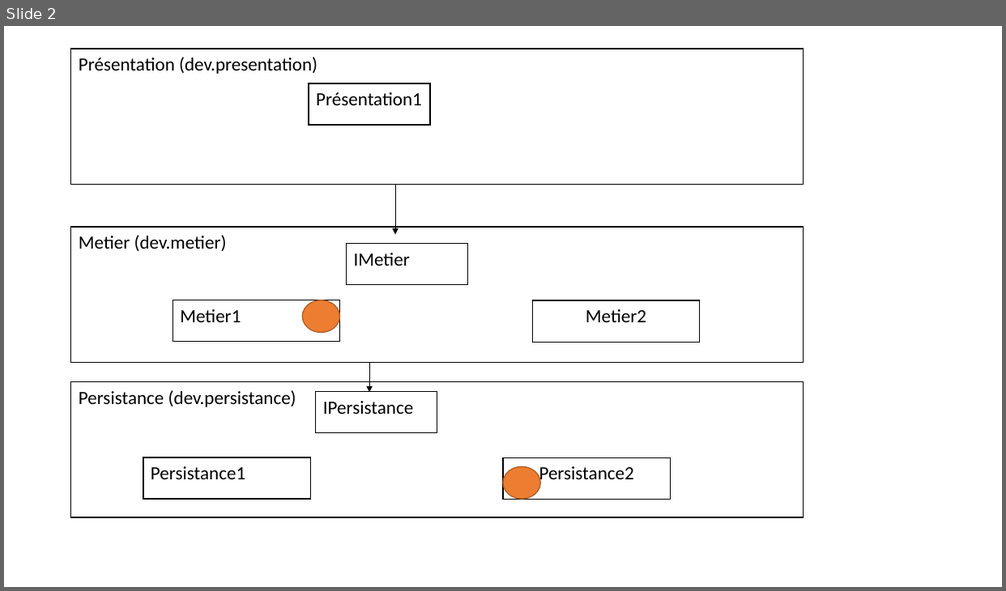
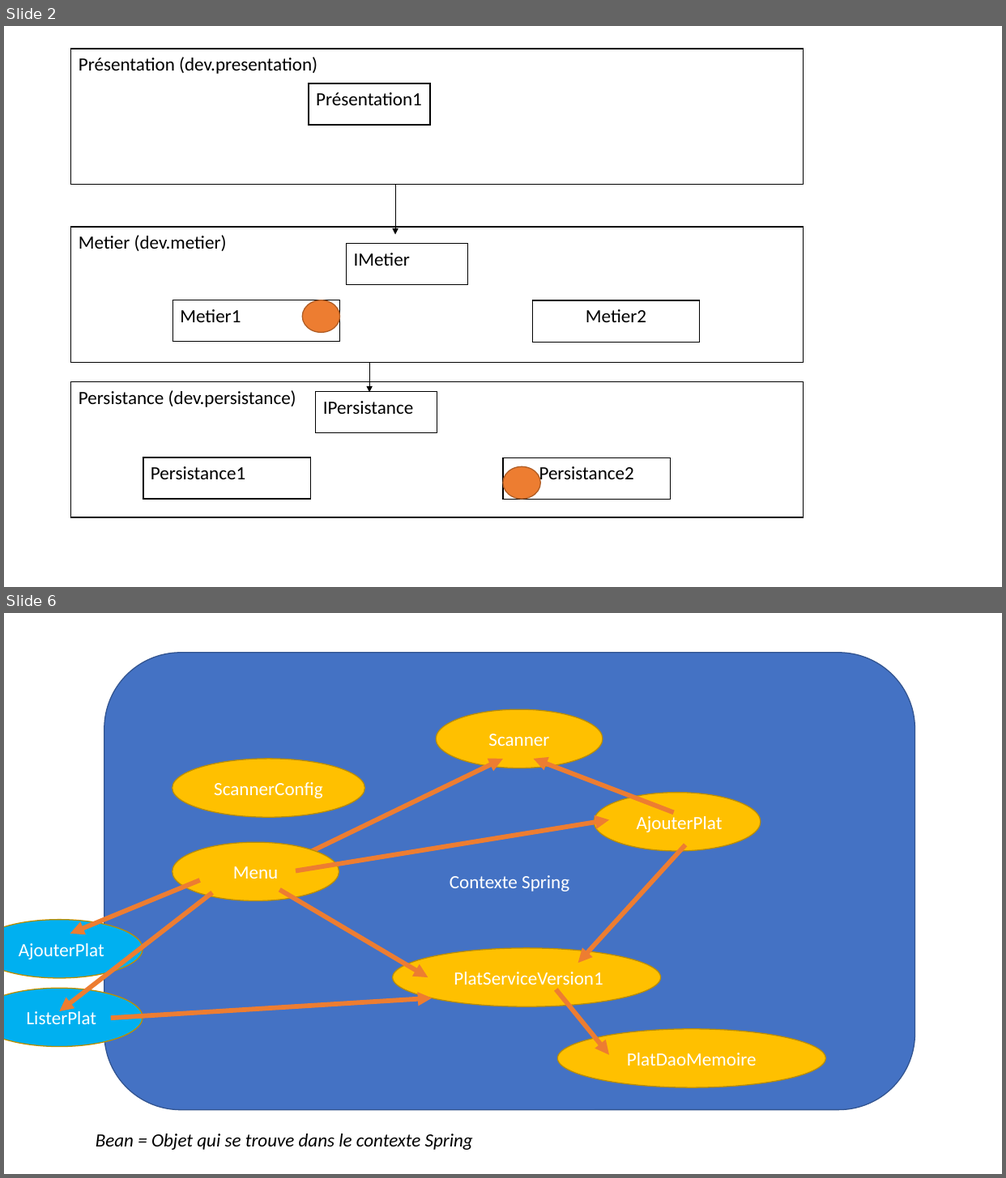
Before and after one commit to mandine44/tpSpringHotel, a slide deck: schemas.pptx. Shown one above the other, each under a label of ours: slide 2 before the commit, slides 2 and 6 after it; the slides between them are not shown. The pictures are 1006x591 and 1006x1178 pixels, drawn with LibreOffice and Linux fonts; fonts in the diff are those of the drawing. Boxes give left, top, right and bottom in pixels: in the first picture for what was removed or moved away, otherwise in the second. Text is boxed around its words. In the diff, an @@ line names an element or a change of style, - is before the commit and + after.

Commit message:
TP - Config Java + Profils

```diff
--- a/schemas.pptx
+++ b/schemas.pptx
@@ slide 6 added at [4,613,1002,1174], background #FFFFFF @@
@@ rounded rectangle added at [104,653,915,1110], fill #4472C4, outline #325491 1 pt, 18 pt, text #FFFFFF @@
+Contexte Spring
@@ ellipse added at [436,709,603,768], fill #FFC000, outline #BD8E00 1 pt, 18 pt, text #FFFFFF @@
+Scanner
@@ ellipse added at [172,759,364,817], fill #FFC000, outline #BD8E00 1 pt, 18 pt, text #FFFFFF @@
+ScannerConfig
@@ arrow added from (270, 871) to (503, 759), #ED7D31 4.5 pt @@
@@ arrow added from (674, 813) to (533, 759), #ED7D31 4.5 pt @@
@@ ellipse added at [594,793,761,851], fill #FFC000, outline #BD8E00 1 pt, 18 pt, text #FFFFFF @@
+AjouterPlat
@@ arrow added from (296, 871) to (609, 820), #ED7D31 4.5 pt @@
@@ ellipse added at [172,842,339,901], fill #FFC000, outline #BD8E00 1 pt, 18 pt, text #FFFFFF @@
+Menu
@@ arrow added from (685, 845) to (578, 964), #ED7D31 4.5 pt @@
@@ arrow added from (212, 893) to (59, 1012), #ED7D31 4.5 pt @@
@@ arrow added from (200, 880) to (70, 934), #ED7D31 4.5 pt @@
@@ arrow added from (279, 890) to (428, 977), #ED7D31 4.5 pt @@
@@ ellipse added at [4,920,143,978], fill #00B0F0, outline #BD8E00 1 pt, 18 pt, text #FFFFFF @@
+AjouterPlat
@@ ellipse added at [393,948,661,1007], fill #FFC000, outline #BD8E00 1 pt, 18 pt, text #FFFFFF @@
+PlatServiceVersion1
@@ ellipse added at [4,988,143,1046], fill #00B0F0, outline #BD8E00 1 pt, 18 pt, text #FFFFFF @@
+ListerPlat
@@ arrow added from (111, 1018) to (432, 999), #ED7D31 4.5 pt @@
@@ arrow added from (556, 990) to (609, 1055), #ED7D31 4.5 pt @@
@@ ellipse added at [558,1029,826,1088], fill #FFC000, outline #BD8E00 1 pt, 18 pt, text #FFFFFF @@
+PlatDaoMemoire
@@ text added at [96,1134,473,1150], 18 pt, text #000000, italic @@
+Bean = Objet qui se trouve dans le contexte Spring
```
Also in this commit, not shown: 1 slide changed, 2 other slides added, 23 other files.
